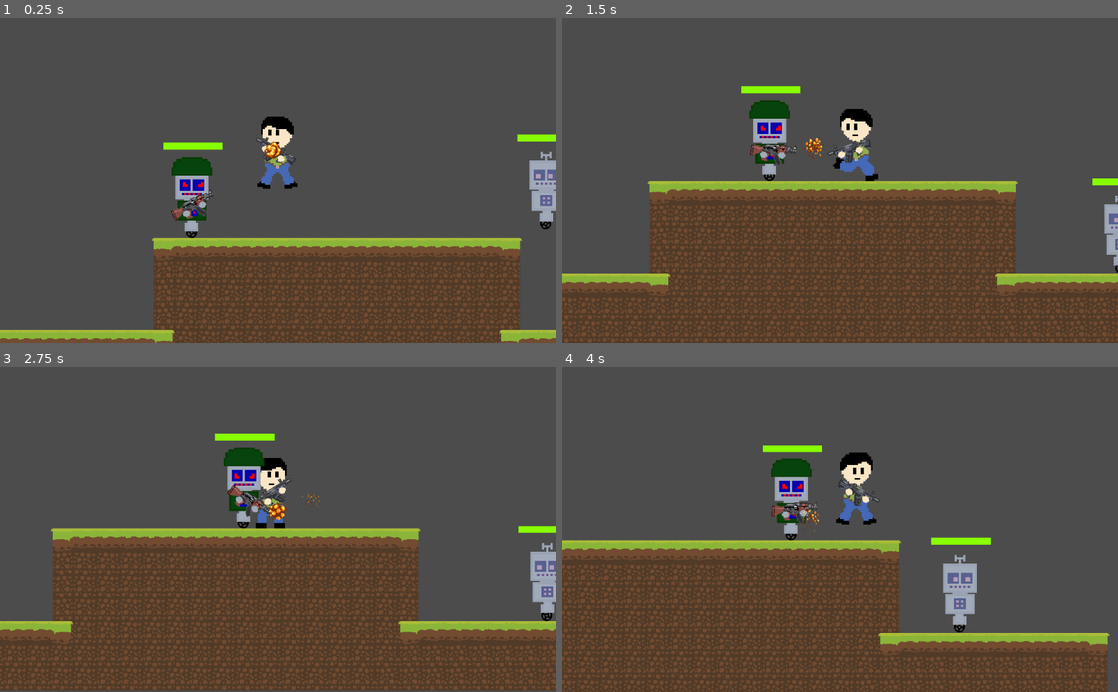
Above: before the commit, frames 1-4 (two rows, left to right).
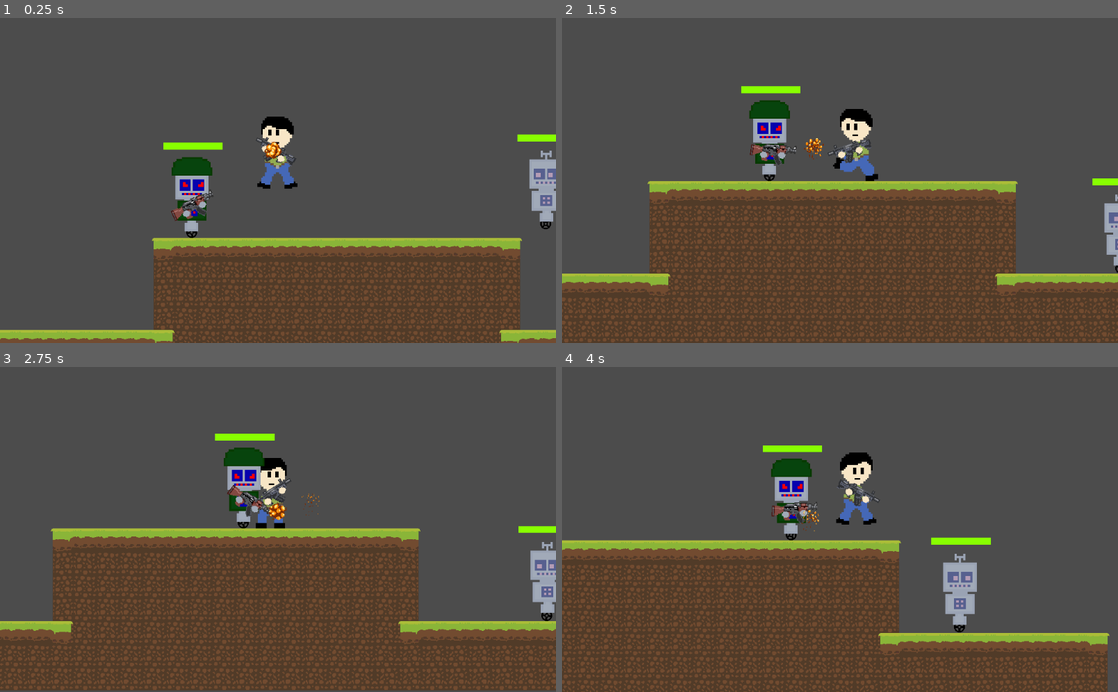
Above: after the commit, the same moments.

Repository: megarubber/green
Game: Godot game, scene res://levels/TestLevel.tscn
Same seed, same stepped clock (60 frames per second), same inputs: the game is played once before the commit and once after it.
Inputs (mouse positions are in pixels of both pictures, inside the frame that each line leads up to):
- Up to frame 1 (0.25 s): no input
- Up to frame 2 (1.5 s): move the mouse to (962, 164) at 0.52 s; hold Right (ui_right) from 0.53 s (still down); tap Up (ui_up) at 0.77 s; move the mouse to (728, 196) at 1.27 s
- Up to frame 3 (2.75 s): tap Up (ui_up) at 1.52 s; move the mouse to (333, 458) at 2.02 s; release Right (ui_right) at 2.03 s; hold Left (ui_left) from 2.03 s (still down)
- Up to frame 4 (4 s): move the mouse to (812, 594) at 2.77 s; release Left (ui_left) at 2.78 s; hold Right (ui_right) from 2.78 s (still down); tap Up (ui_up) at 3.02, 3.77 s; move the mouse to (1006, 578) at 3.52 s

The runs differ from the first frame. In frame 1, 0.1% of the frame differs, in the area x 33-100%, y 40-68%; in frame 2, less than 0.1%; in frame 3, 0.1%; in frame 4, 0.1%, in the area x 40-75%, y 51-82%.

Commit message:
feat: simple enemy death

Diff:
--- a/enemy/sprites_enemy1/BasicEnemy.gd
+++ b/enemy/sprites_enemy1/BasicEnemy.gd
@@ -12,22 +12,62 @@
 # Node Referencing
 onready var sprite = $AnimatedSprite
 onready var raycast = $RayCast2D
-onready var collider = $Collider
+onready var collider = $CollisionShape2D
+onready var damage_area = $DamageArea
 onready var lifebar = $Lifebar
 onready var anim = $AnimationPlayer
+onready var wheel = $Wheel
+onready var explosions = $Explosion
+
+# When starts, it will play hide explosions
+func _ready() -> void:
+	explosions.visible = false
 
 func _physics_process(_delta) -> void:
-	# Basic Movement and Gravity
-	motion.x = SPEED * direction
-	motion.y += GRAVITY
-	motion = move_and_slide(motion, FLOOR)
+	# Tests if player is dead
+	if !lifebar.getDeath():
+		# Basic Movement and Gravity
+		motion.x = SPEED * direction
+		motion.y += GRAVITY
+		motion = move_and_slide(motion, FLOOR)
 
-	# Change direction
-	if is_on_wall() || !raycast.is_colliding():
-		direction = direction * -1
-		raycast.position.x *= -1
-		sprite.flip_h = !sprite.flip_h
+		# Change direction
+		if is_on_wall() || !raycast.is_colliding():
+			direction = direction * -1
+			raycast.position.x *= -1
+			sprite.flip_h = !sprite.flip_h
+	else:
+		death()
 
-func _on_Collider_area_entered(_area):
+# Function that runs when the enemy dies
+func death():
+	# Disable collision (bullet & tileset)
+	damage_area.monitorable = false
+	damage_area.monitoring = false
+	collider.disabled = true
+
+	# Explosions visible
+	explosions.visible = true
+	for explosion in explosions.get_children():
+		# Each explosion will start play
+		explosion.playing = true
+
+	# Sprite & lifebar invisibles
+	lifebar.visible = false
+	sprite.visible = false
+	wheel.visible = false
+
+	# Wait a time before delete enemy
+	var t = Timer.new()
+	t.set_wait_time(0.3)
+	t.set_one_shot(true)
+	self.add_child(t)
+	t.start()
+	yield(t, "timeout")
+	queue_free()
+
+# When bullet entered on damage area
+func _on_DamageArea_area_entered(_area):
 	anim.play("flash")
+	# take damage
 	lifebar.damage(10)
--- a/enemy/sprites_enemy1/BasicEnemy.tscn
+++ b/enemy/sprites_enemy1/BasicEnemy.tscn
@@ -10,6 +10,14 @@
 [ext_resource path="res://enemy/sprites_enemy1/wheel1.png" type="Texture" id=8]
 [ext_resource path="res://enemy/sprites_enemy1/BasicEnemy.gd" type="Script" id=9]
 [ext_resource path="res://others/lifebar/Lifebar.tscn" type="PackedScene" id=10]
+[ext_resource path="res://others/explosion/ex_7.png" type="Texture" id=11]
+[ext_resource path="res://others/explosion/ex_2.png" type="Texture" id=12]
+[ext_resource path="res://others/explosion/ex_4.png" type="Texture" id=13]
+[ext_resource path="res://others/explosion/ex_5.png" type="Texture" id=14]
+[ext_resource path="res://others/explosion/ex_3.png" type="Texture" id=15]
+[ext_resource path="res://others/explosion/ex_6.png" type="Texture" id=16]
+[ext_resource path="res://others/explosion/ex_8.png" type="Texture" id=17]
+[ext_resource path="res://others/explosion/ex_1.png" type="Texture" id=18]
 
 [sub_resource type="Shader" id=11]
 code = "shader_type canvas_item;
@@ -64,11 +72,19 @@
 "speed": 5.0
 } ]
 
+[sub_resource type="SpriteFrames" id=14]
+animations = [ {
+"frames": [ ExtResource( 18 ), ExtResource( 12 ), ExtResource( 15 ), ExtResource( 13 ), ExtResource( 14 ), ExtResource( 16 ), ExtResource( 11 ), ExtResource( 17 ) ],
+"loop": true,
+"name": "default",
+"speed": 18.0
+} ]
+
 [sub_resource type="RectangleShape2D" id=4]
 extents = Vector2( 40, 109 )
 
 [sub_resource type="RectangleShape2D" id=7]
-extents = Vector2( 87.2283, 185.869 )
+extents = Vector2( 81.5218, 185.869 )
 
 [sub_resource type="Animation" id=13]
 length = 0.001
@@ -139,7 +155,7 @@
 position = Vector2( -2, 100 )
 scale = Vector2( 0.104576, 0.104576 )
 frames = SubResource( 6 )
-frame = 3
+frame = 4
 playing = true
 flip_h = true
 
@@ -148,9 +164,40 @@
 position = Vector2( -1, -5 )
 scale = Vector2( 0.613333, 0.613334 )
 frames = SubResource( 5 )
+frame = 1
 playing = true
 
+[node name="Explosion" type="Node2D" parent="."]
+position = Vector2( -23, -78 )
+scale = Vector2( 0.227539, 0.227539 )
+
+[node name="1" type="AnimatedSprite" parent="Explosion"]
+modulate = Color( 0.607843, 1, 0, 1 )
+position = Vector2( -17.5794, 681.202 )
+frames = SubResource( 14 )
+
+[node name="2" type="AnimatedSprite" parent="Explosion"]
+modulate = Color( 0.607843, 1, 0, 1 )
+position = Vector2( 13.1845, 57.1331 )
+frames = SubResource( 14 )
+
+[node name="3" type="AnimatedSprite" parent="Explosion"]
+modulate = Color( 0.607843, 1, 0, 1 )
+position = Vector2( 241.717, 184.584 )
+frames = SubResource( 14 )
+
+[node name="4" type="AnimatedSprite" parent="Explosion"]
+modulate = Color( 0.607843, 1, 0, 1 )
+position = Vector2( -87.897, 351.588 )
+frames = SubResource( 14 )
+
+[node name="5" type="AnimatedSprite" parent="Explosion"]
+modulate = Color( 0.607843, 1, 0, 1 )
+position = Vector2( 210.953, 443.88 )
+frames = SubResource( 14 )
+
 [node name="CollisionShape2D" type="CollisionShape2D" parent="."]
+visible = false
 position = Vector2( -1, 6 )
 shape = SubResource( 4 )
 
@@ -160,14 +207,15 @@
 cast_to = Vector2( 0, 11 )
 collision_mask = 2
 
-[node name="Collider" type="Area2D" parent="."]
+[node name="DamageArea" type="Area2D" parent="."]
+visible = false
 position = Vector2( -1, 53 )
 scale = Vector2( 0.613333, 0.613334 )
 collision_layer = 16
 collision_mask = 4
 
-[node name="CollisionShape2D" type="CollisionShape2D" parent="Collider"]
-position = Vector2( -5.70653, -84.7826 )
+[node name="CollisionShape2D" type="CollisionShape2D" parent="DamageArea"]
+position = Vector2( -6.19888e-06, -84.7826 )
 shape = SubResource( 7 )
 
 [node name="Lifebar" parent="." instance=ExtResource( 10 )]
@@ -181,4 +229,4 @@
 anims/RESET = SubResource( 13 )
 anims/flash = SubResource( 8 )
 
-[connection signal="area_entered" from="Collider" to="." method="_on_Collider_area_entered"]
+[connection signal="area_entered" from="DamageArea" to="." method="_on_DamageArea_area_entered"]
--- a/enemy/sprites_enemy2/FollowerEnemy.tscn
+++ b/enemy/sprites_enemy2/FollowerEnemy.tscn
@@ -88,7 +88,7 @@
 position = Vector2( -2, 100 )
 scale = Vector2( 0.104576, 0.104576 )
 frames = SubResource( 6 )
-frame = 4
+frame = 1
 playing = true
 
 [node name="Head" type="Sprite" parent="."]
Not shown: 1 places in enemy/sprites_enemy1/BasicEnemy.tscn that only renumber resources
